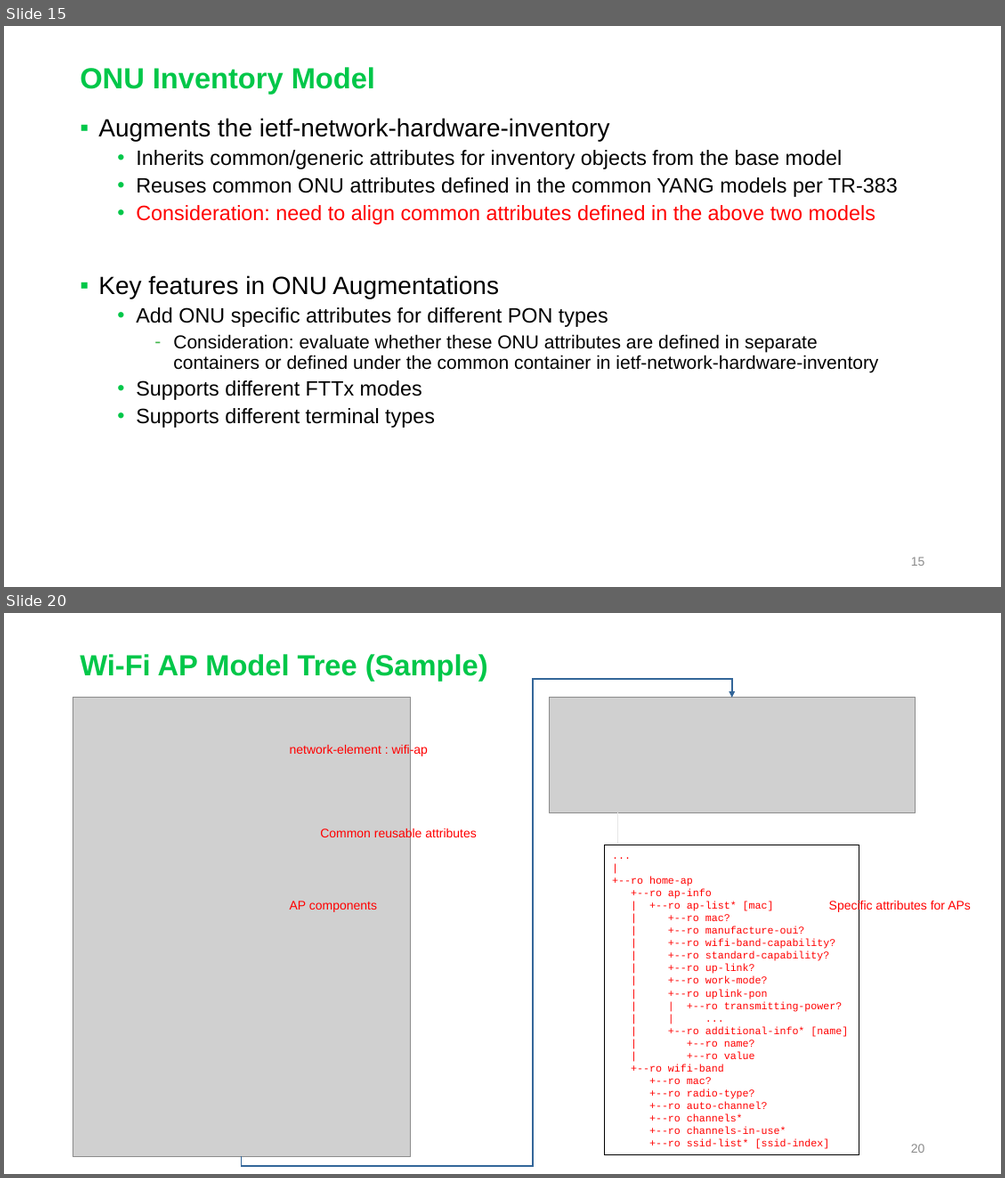
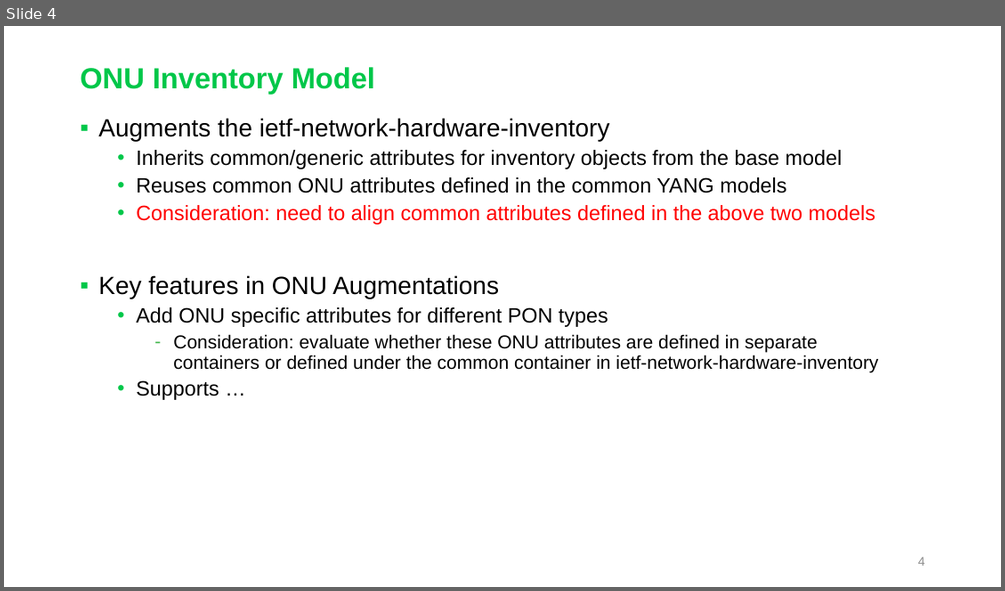
Before and after one commit to aguoietf/Public_material_for_standards, a slide deck: CONTRIB-xxxx-huawei-01 - NBI Design - inventory-topo.pptx. Shown one above the other, each under a label of ours: slides 15 and 20 before the commit, slide 4 after it; the slides between them are not shown. The pictures are 1005x1178 and 1005x591 pixels, drawn with LibreOffice and Linux fonts; fonts in the diff are those of the drawing; grey boxes stand for pictures. Boxes give left, top, right and bottom in pixels: in the first picture for what was removed or moved away, otherwise in the second. Text is boxed around its words. In the diff, an @@ line names an element or a change of style, - is before the commit and + after.

```diff
--- a/CONTRIB-xxxx-huawei-01 - NBI Design - inventory-topo.pptx
+++ b/CONTRIB-xxxx-huawei-01 - NBI Design - inventory-topo.pptx
@@ slide 20 removed at (x1=4, y1=613, x2=1001, y2=1174), background #FFFFFF @@
@@ title removed at (x1=80, y1=654, x2=488, y2=681) @@
-Wi-Fi AP Model Tree (Sample)
@@ elbow arrow removed from (241, 1157) to (732, 698) @@
@@ picture removed at (x1=73, y1=698, x2=410, y2=1157) @@
@@ picture removed at (x1=550, y1=698, x2=914, y2=812) @@
@@ text removed at (x1=290, y1=743, x2=428, y2=756) @@
-network-element : wifi-ap
@@ line removed from (618, 812) to (618, 844) @@
@@ text removed at (x1=320, y1=827, x2=476, y2=840) @@
-Common reusable attributes
@@ rectangle removed at (x1=606, y1=845, x2=859, y2=1155) @@
-...
-|
-+--ro home-ap
-+--ro ap-info
-| +--ro ap-list* [mac]
-| +--ro mac?
-| +--ro manufacture-oui?
-| +--ro wifi-band-capability?
-| +--ro standard-capability?
-| +--ro up-link?
-| +--ro work-mode?
-| +--ro uplink-pon
-| | +--ro transmitting-power?
-| | ...
-| +--ro additional-info* [name]
-| +--ro name?
-| +--ro value
-+--ro wifi-band
-+--ro mac?
-+--ro radio-type?
-+--ro auto-channel?
-+--ro channels*
-+--ro channels-in-use*
-+--ro ssid-list* [ssid-index]
@@ text removed at (x1=290, y1=900, x2=377, y2=912) @@
-AP components
@@ text removed at (x1=829, y1=899, x2=971, y2=912) @@
-Specific attributes for APs
@@ page number removed at (x1=911, y1=1143, x2=925, y2=1152) @@
-20
@@ what was slide 15 is now slide 4 @@
@@ slide 4 changed as well @@
@@ text at (x1=136, y1=177, x2=786, y2=193): text changed @@
-  • Reuses common ONU attributes defined in the common YANG models per TR-383
+  • Reuses common ONU attributes defined in the common YANG models
@@ text at (x1=136, y1=380, x2=218, y2=400): text changed @@
-  • Supports different FTTx modes
-  • Supports different terminal types
+  • Supports …
@@ page number at (x1=918, y1=556, x2=925, y2=565): text changed @@
-15
+4
```
Also in this commit, not shown: 8 other slides changed, 11 other slides removed, 2 other files.
